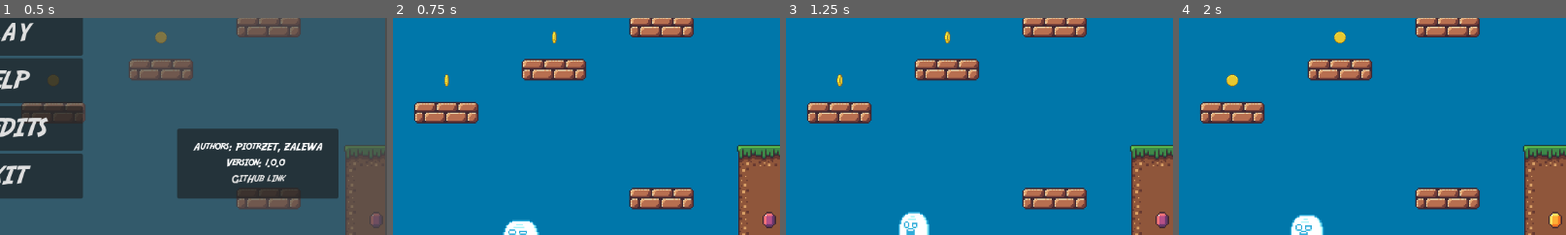
Above: before the commit, frames 1-4 (left to right).
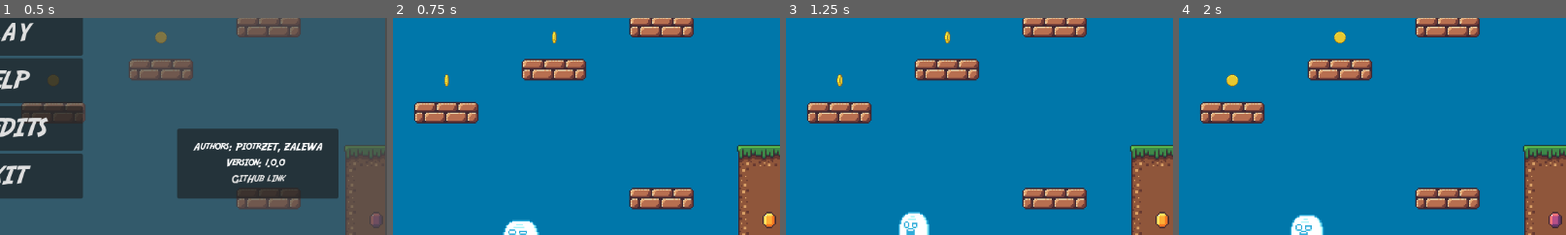
Above: after the commit, the same moments.

Repository: ZalewskiPiotr/Platform-game
Game: Godot game, scene res://scenes/start_page.tscn
Two runs of this game, one before a commit and one after it. Both use one fixed random seed, a clock stepped at 60 frames per second and the inputs below. Sound files missing from this copy of the repository are replaced by a short silence.
Inputs:
- Up to frame 1 (0.5 s): no input
- Up to frame 2 (0.75 s): click "Play" at 0.5 s
- Up to frame 3 (1.25 s): no input
- Up to frame 4 (2 s): hold D (move_right) from 1.28 s (still down); tap Space (jump) at 1.52 s
The pictures show only the part of the screen within x 50-100%, y 41-91%; the shares and areas given below are measured in that part.

Frame 1 is identical in both runs. In frame 2, 0.2% of the frame differs, in the area x 95-99%, y 89-97%; in frame 3, 0.2%; in frame 4, 0.2%.

Commit message:
Cofnięcie przypadkowych zmian

Diff:
--- a/scenes/kill_zone.gd
+++ b/scenes/kill_zone.gd
@@ -17,7 +17,6 @@
 ## skończyć grę
 ## @param: body - obiekt, który wszedł na dany obszar KillZone
 func _on_body_entered(body: Node2D) -> void:
+	print("You are in kill zone!!!")
 	print(body.name)
-	if body.name == "Player":
-		print("You are in kill zone!!!")
-		GlobalEvents.player_hit.emit()
+	GlobalEvents.player_hit.emit()
--- a/scenes/kill_zone.tscn
+++ b/scenes/kill_zone.tscn
@@ -3,7 +3,7 @@
 [ext_resource type="Script" path="res://scenes/kill_zone.gd" id="1_4j1pv"]
 
 [node name="KillZone" type="Area2D"]
-collision_mask = 17
+collision_mask = 16
 script = ExtResource("1_4j1pv")
 
 [connection signal="body_entered" from="." to="." method="_on_body_entered"]
